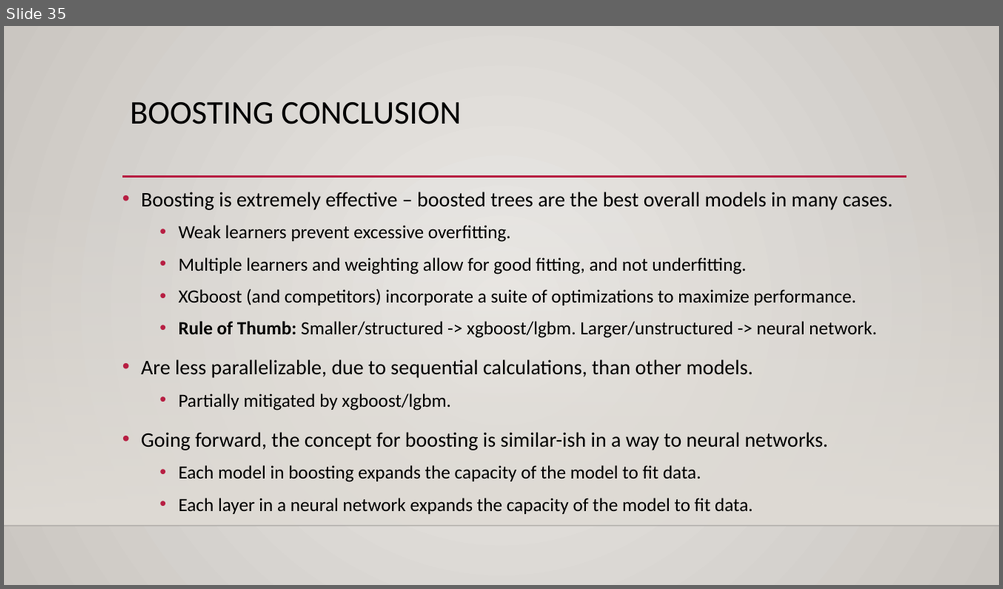
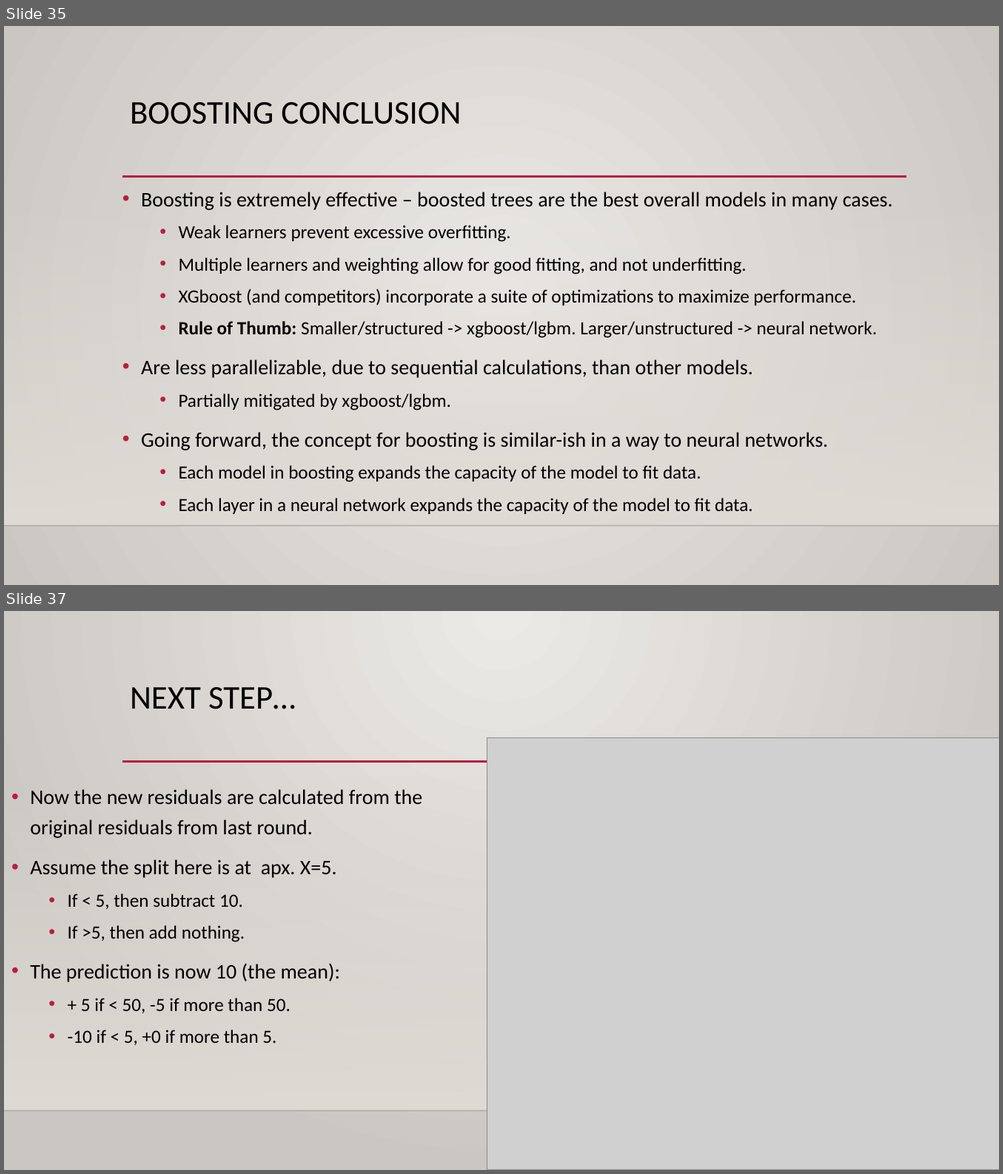
Before and after one commit to calvint13/Intro_to_Machine_Learning_Student_Workbooks, a slide deck: reference_content/Slides/boosting.pptx. Shown one above the other, each under a label of ours: slide 35 before the commit, slides 35 and 37 after it; the slides between them are not shown. The pictures are 1003x589 and 1003x1174 pixels, drawn with LibreOffice and Linux fonts; fonts in the diff are those of the drawing; grey boxes stand for pictures; background and template pictures are left out. Boxes give left, top, right and bottom in pixels: in the first picture for what was removed or moved away, otherwise in the second. Text is boxed around its words. In the diff, an @@ line names an element or a change of style, - is before the commit and + after.

```diff
--- a/reference_content/Slides/boosting.pptx
+++ b/reference_content/Slides/boosting.pptx
@@ slide 37 added at box(4, 611, 999, 1170), background gradient #ECEAE7 to #CAC7C1; not listed: 3 template elements that a slide beside it also shows @@
@@ title added at box(130, 687, 296, 709), 32 pt, text #000000 @@
+NEXT STEP…
@@ picture added at box(486, 738, 999, 1170) @@
@@ text added at box(30, 789, 422, 1045), 20 pt, text #000000 @@
+• Now the new residuals are calculated from the original residuals from last round.
+• Assume the split here is at apx. X=5.
+  • If < 5, then subtract 10.
+  • If >5, then add nothing.
+• The prediction is now 10 (the mean):
+  • + 5 if < 50, -5 if more than 50.
+  • -10 if < 5, +0 if more than 5.
```
Also in this commit, not shown: 3 other slides added, 4 other files.
